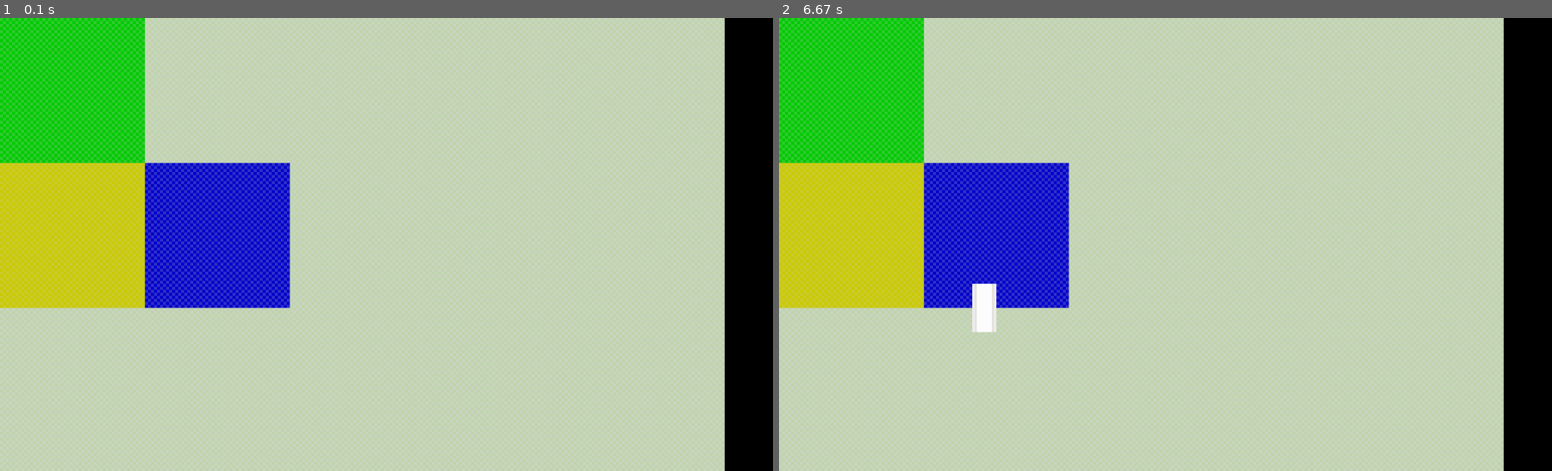
Above: before the commit, frames 1-2 (left to right).
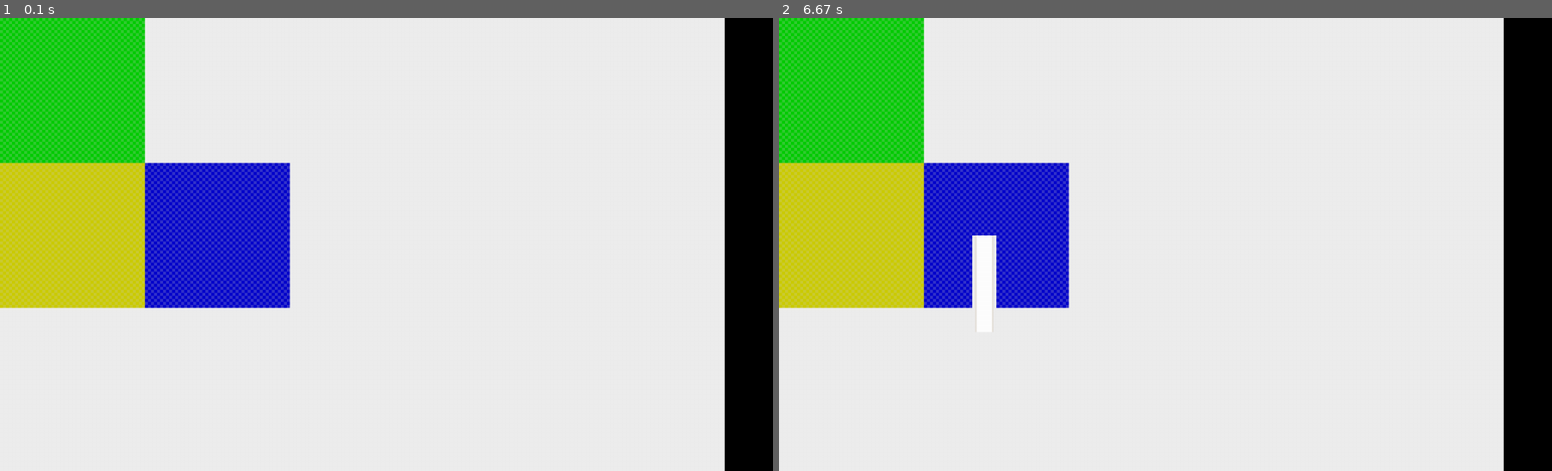
Above: after the commit, the same moments.

Repository: lugkhast/BaliwanPH
Game: pygame game, started from baliwan.py
Two runs of this game, one before a commit and one after it. Both use one fixed random seed, a clock stepped at 60 frames per second and the inputs below. The source is Python 2; it was converted automatically to run under Python 3.
Inputs (mouse positions are in pixels of both pictures, inside the frame that each line leads up to):
- Up to frame 1 (0.1 s): no input
- Up to frame 2 (6.67 s): press the mouse at (979, 249) at 0.37 s; move the mouse to (1111, 294) at 0.47 s; release the mouse at (1242, 344) at 0.6 s; press the mouse at (979, 249) at 6.43 s; move the mouse to (979, 285) at 6.53 s; move the mouse to (972, 321) at 6.63 s

The runs differ from the first frame. In frame 1, 76% of the frame differs, in the area x 0-94%, y 0-100%; in frame 2, 76%.

Commit message:
Only draw roads in straight lines

Diff:
--- a/renderers/pygame/app.py
+++ b/renderers/pygame/app.py
@@ -1,3 +1,5 @@
+
+import math
 
 import pygame
 from pygame.locals import *
@@ -11,8 +13,10 @@
         self.city = city
 
         self.move_key_active = False
+
         self.is_placing_object = False
         self.placing_drag_start = None
+        self.place_direction = None
 
         self.view_offset = (0, 0)
 
@@ -41,6 +45,7 @@
             self.move_key_active = True
         elif event.button is 1:
             self.is_placing_object = True
+            self.placing_drag_start = self._px_to_tile_coords(pygame.mouse.get_pos())
 
     def _mouse_button_released(self, event):
         if event.button is 3:
@@ -48,6 +53,38 @@
         elif event.button is 1:
             self.is_placing_object = False
             self._clear_overlay()
+
+    def _mark_tiles(self, start_coords, end_coords):
+        if start_coords[0] == end_coords[0]:
+            # Same X coordinate - vertical road
+            x_coord = start_coords[0]
+            start_y = start_coords[1]
+            end_y = end_coords[1]
+
+            # If we're going up, swap our values for the loop
+            if start_y > end_y:
+                tmp = start_y
+                start_y = end_y
+                end_y = tmp
+
+            for i in range(start_y, end_y + 1):
+                self.overlay_layer[x_coord][i] = True
+        elif start_coords[1] == end_coords[1]:
+            y_coord = start_coords[1]
+            start_x = start_coords[0]
+            end_x = end_coords[0]
+
+            # If we're going left, swap our values for the loop
+            if start_x > end_x:
+                tmp = start_x
+                start_x = end_x
+                end_x = tmp
+
+            for i in range(start_x, end_x + 1):
+                self.overlay_layer[i][y_coord] = True
+        else:
+            # Invalid
+            print('Invalid start/end coords', start_coords, end_coords)
 
     def _mouse_moved(self, event):
         if self.move_key_active:
@@ -59,9 +96,23 @@
             city_size = self.city.dimensions
             mouse_pos = pygame.mouse.get_pos()
             (pos_x, pos_y) = self._px_to_tile_coords(mouse_pos)
+            (start_x, start_y) = self.placing_drag_start
 
             if city_size.x > pos_x >= 0 and city_size.y > pos_y >= 0:
-                self.overlay_layer[pos_x][pos_y] = True
+                # The cursor is on a location we can work with
+                self._clear_overlay()
+
+                delta_x = math.fabs(start_x - pos_x)
+                delta_y = math.fabs(start_y - pos_y)
+
+                if delta_x < delta_y:
+                    self.place_direction = 'VERTICAL'
+                    road_end_coord = (start_x, pos_y)
+                    self._mark_tiles(self.placing_drag_start, road_end_coord)
+                else:
+                    self.place_direction = 'HORIZONTAL'
+                    road_end_coord = (pos_x, start_y)
+                    self._mark_tiles(self.placing_drag_start, road_end_coord)
 
     def start(self):
         self.display_surface = pygame.display.set_mode((1024, 600))
@@ -86,7 +137,8 @@
                 renderer.get_screen(
                     self.display_surface,
                     self.view_offset,
-                    self.overlay_layer
+                    self.overlay_layer,
+                    self.place_direction
                 )
                 pygame.display.update()
                 fps_clock.tick(60)
--- a/renderers/pygame/renderer.py
+++ b/renderers/pygame/renderer.py
@@ -67,7 +67,7 @@
             print 'Got unknown tile!'
             return self.textures.BLANK
 
-    def get_screen(self, surface, offset, overlay):
+    def get_screen(self, surface, offset, overlay, place_direction=None):
         """
         Renders the Baliwan world.
 
@@ -99,6 +99,10 @@
 
                 # Render the overlay
                 if overlay[x][y]:
-                    surface.blit(self.textures.ROAD_VERTICAL, (pos_x, pos_y))
+                    if place_direction is 'VERTICAL':
+                        texture = self.textures.ROAD_VERTICAL
+                    else:
+                        texture = self.textures.ROAD_HORIZONTAL
+                    surface.blit(texture, (pos_x, pos_y))
 
         return surface
--- a/renderers/pygame/utils/textures.py
+++ b/renderers/pygame/utils/textures.py
@@ -11,7 +11,7 @@
     def __init__(self):
         spritesheet = SizedSpritesheet('assets/flatass.png', (32, 32))
 
-        self.BLANK = spritesheet.image_at(0, 0)
+        self.BLANK = spritesheet.image_at(0, 1)
         self.LANDSCAPE_PLAINS = spritesheet.image_at(2, 0)
 
         self.DOODAD_GRASS_THICK = spritesheet.image_at(4, 11)
@@ -23,5 +23,6 @@
         self.ZONE_TILE_INDUSTRIAL = spritesheet.image_at(7, 1)
 
         self.ROAD_VERTICAL = spritesheet.image_at(1, 2)
+        self.ROAD_HORIZONTAL = spritesheet.image_at(0, 2)
 
         self.FLAT_GRASS = spritesheet.image_at(1, 0)
